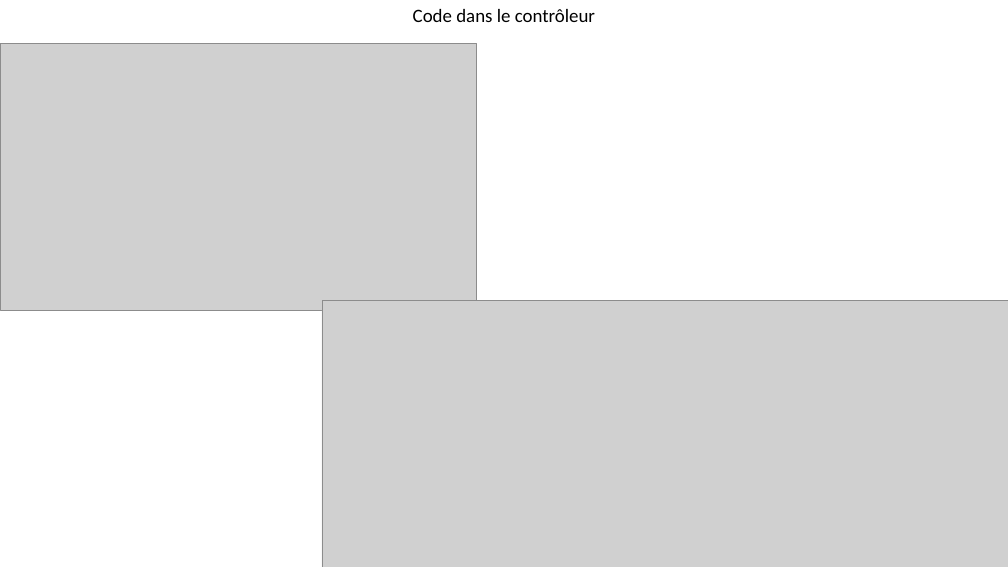
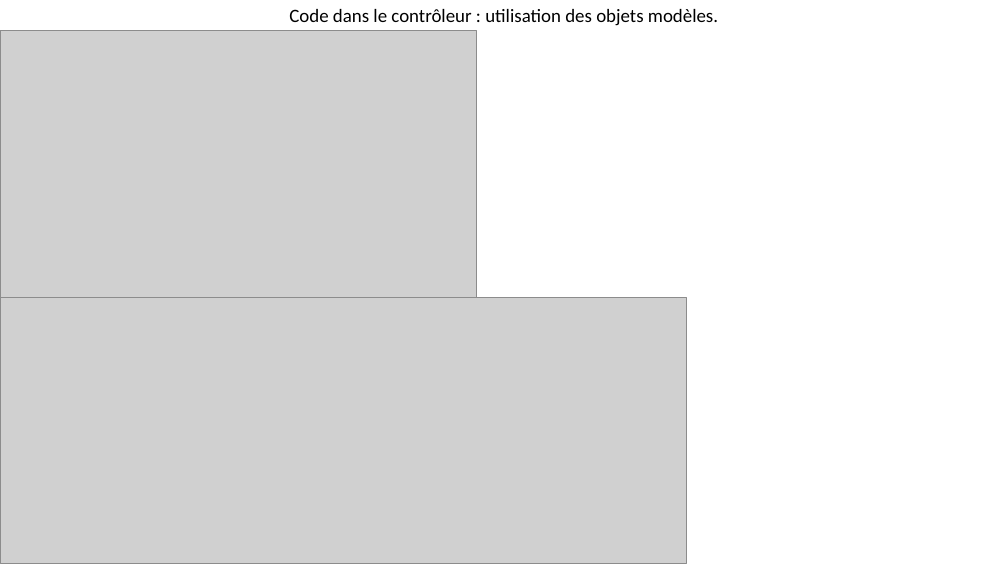
Before and after one commit to emmo78/Project_DA_Java_EN_Come_to_the_Rescue_of_a_Java_Application, a slide deck: slide 10 of PresentationOlivierMOREL.pptx. Drawn at 1008x567 pixels with LibreOffice and Linux fonts; fonts in the diff are those of the drawing; grey boxes stand for pictures. Boxes give left, top, right and bottom in pixels: in the first picture for what was removed or moved away, otherwise in the second. Text is boxed around its words. In the diff, an @@ line names an element or a change of style, - is before the commit and + after.

```diff
--- a/PresentationOlivierMOREL.pptx
+++ b/PresentationOlivierMOREL.pptx
@@ text at (x1=289, y1=9, x2=718, y2=26): text changed @@
-Code dans le contrôleur
+Code dans le contrôleur : utilisation des objets modèles.
@@ picture moved from (x1=0, y1=43, x2=476, y2=310) to (x1=0, y1=30, x2=476, y2=297) @@
@@ picture moved from (x1=322, y1=300, x2=1008, y2=567) to (x1=0, y1=297, x2=686, y2=564) @@
```
Also in this commit, not shown: 4 other slides changed, 6 slides added, 6 slides removed.
